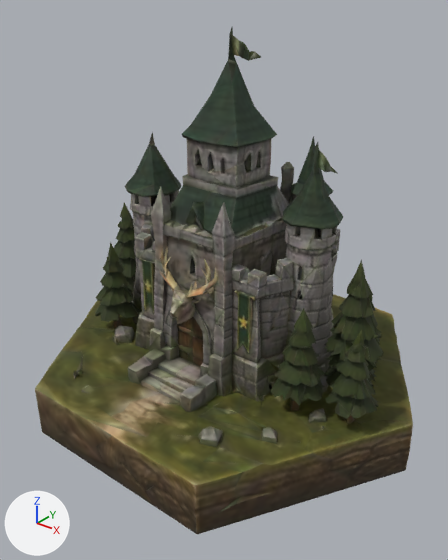
One commit to the glTF model godot/assets/meshy/war/home_stags.glb: the scene before it, then after it.
Before and after are seen from a 50 mm lens placed at (2.02, -2.6, 2.1), pointed at (0.04, -0.12, 0.56). Arrows for +X, +Y and +Z are at lower left; the lights stay in place. The picture after the commit comes second. Vertices at exactly the same position are counted once.
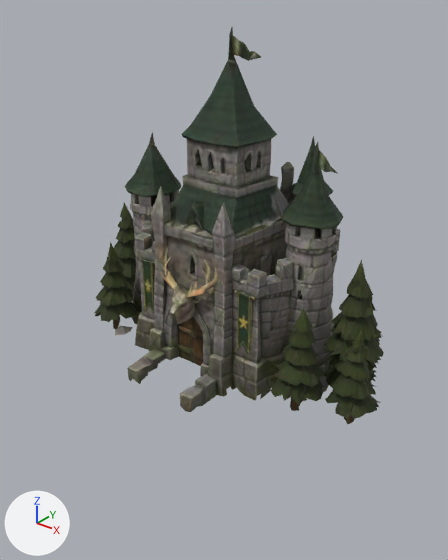
Pixel boxes (x1, y1, x2, y2) of what changed, in the pictures (448 x 560 px):
'Mesh_0', reshaped (23% narrower, 21% shorter)
    before: (35, 27, 413, 534)
    after: (94, 27, 384, 425)
part 1 of me_mesh_0, deleted
    before: (35, 294, 413, 534)

Diff of the bpy script that builds the scene:
```diff
--- a/godot/assets/meshy/war/home_stags.glb.py
+++ b/godot/assets/meshy/war/home_stags.glb.py
@@ me_mesh_0 @@
 # used by ob_mesh_0; location = (0.0, 0.0, 0.0)
-me_mesh_0.from_pydata(...)  # 3963 vertices, 8086 faces; spans x -1.19..1.19, y -1.03..1.04, z -0.27..1.9
+me_mesh_0.from_pydata(...)  # 3378 vertices, 6772 faces; spans x -1.06..1.05, y -0.67..0.78, z 0.04..1.9
+# me_mesh_0 part 1: 585 vertices removed from x -1.19..1.19, y -1.03..1.04, z -0.27..0.12
 me_mesh_0.materials.append(mat_material_0)
```
